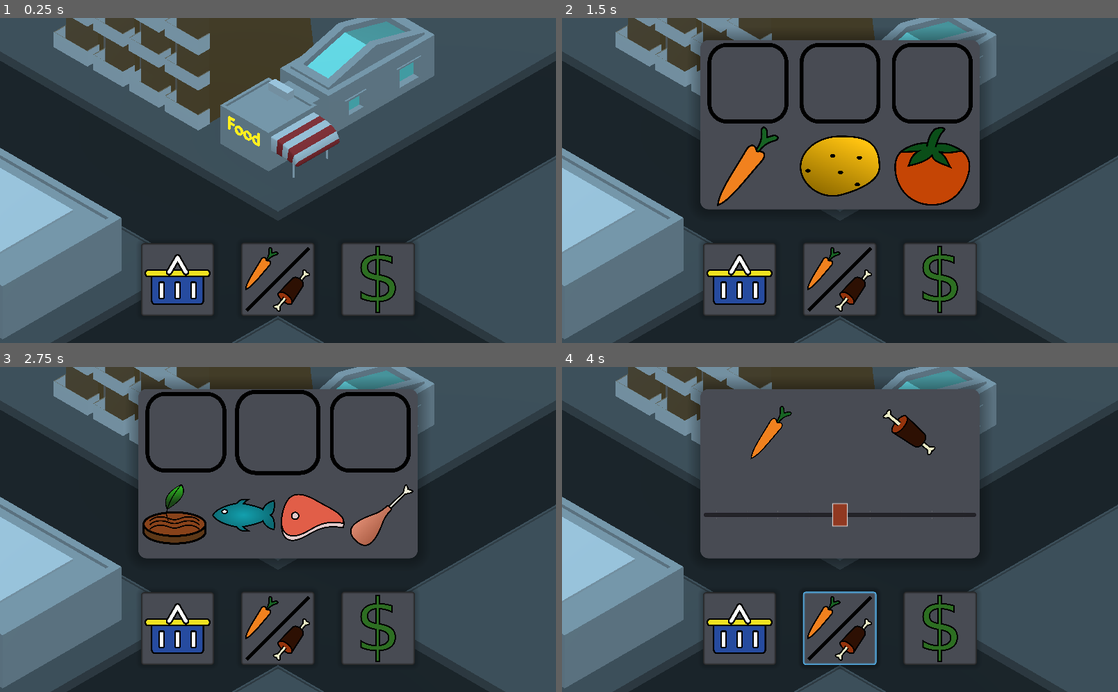
Above: before the commit, frames 1-4 (two rows, left to right).
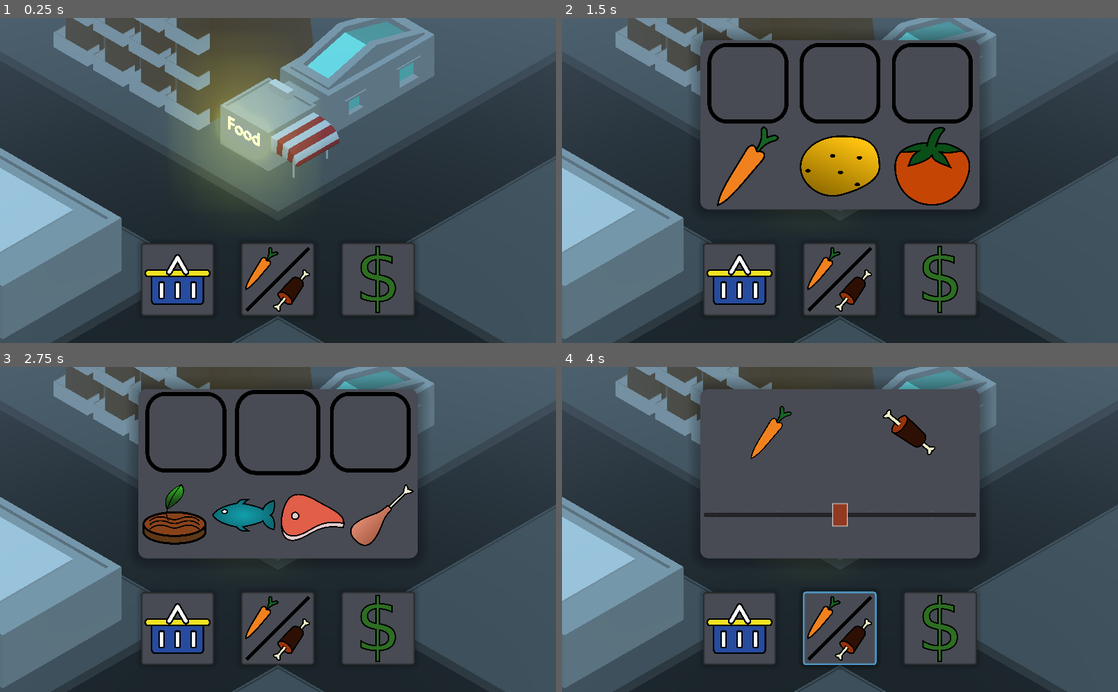
Above: after the commit, the same moments.

Repository: Rhowea/DDUEksamensprojekt
Game: Godot game, scene res://World.tscn
Two runs of this game, one before a commit and one after it. Both use one fixed random seed, a clock stepped at 60 frames per second and the inputs below.
Inputs (mouse positions are in pixels of both pictures, inside the frame that each line leads up to):
- Up to frame 1 (0.25 s): no input
- Up to frame 2 (1.5 s): click (739, 278) at 0.5 s; click (745, 125) at 1.25 s
- Up to frame 3 (2.75 s): click (278, 432) at 2 s
- Up to frame 4 (4 s): click (934, 432) at 2.75 s; click (840, 627) at 3.5 s

The runs differ from the first frame. In frame 1, 12% of the frame differs, in the area x 0-100%, y 0-58%; in frame 2, 3.6%; in frame 3, 3.6%; in frame 4, 3.6%.

Commit message:
Added a mf shader

Diff:
--- a/3d/Scenes/Skitse2.tscn
+++ b/3d/Scenes/Skitse2.tscn
@@ -1,5 +1,18 @@
-[gd_scene load_steps=2 format=2]
+[gd_scene load_steps=4 format=2]
 
 [ext_resource path="res://3d/Raw/2/Skitse2.glb" type="PackedScene" id=1]
 
+[sub_resource type="Shader" id=1]
+code = "shader_type spatial;
+
+void fragment() {
+	EMISSION = vec3(15.0 + 240.0 * (sin(2.0 * TIME) / 2.0 + 0.5), 15.0 + 240.0 * (sin(2.0 * TIME) / 2.0 + 0.5), 0.0);
+}"
+
+[sub_resource type="ShaderMaterial" id=2]
+shader = SubResource( 1 )
+
 [node name="Skitse2" instance=ExtResource( 1 )]
+
+[node name="Text" parent="." index="4"]
+material/0 = SubResource( 2 )
--- a/default_env.tres
+++ b/default_env.tres
@@ -3,5 +3,8 @@
 [sub_resource type="ProceduralSky" id=1]
 
 [resource]
-background_mode = 2
+background_mode = 3
 background_sky = SubResource( 1 )
+fog_enabled = true
+fog_sun_color = Color( 1, 0.901961, 0.701961, 1 )
+glow_enabled = true
